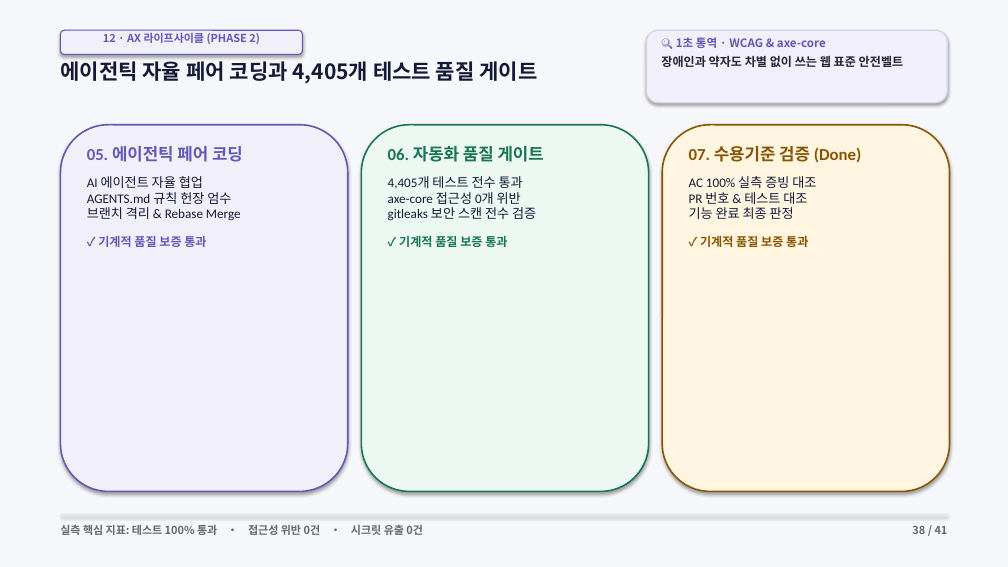
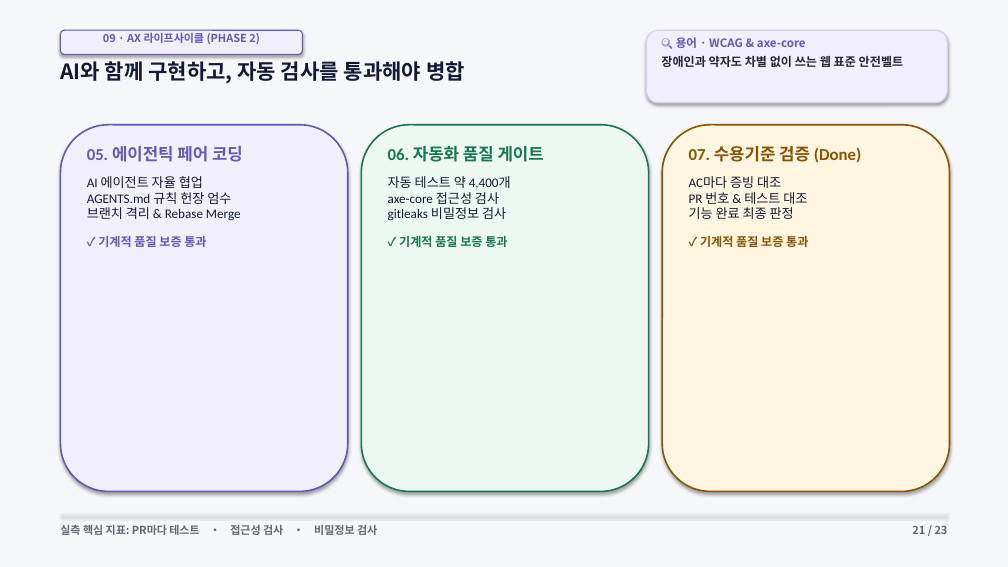
Before and after one commit to ShinhanDSProject/dart-insight, a slide deck: slide 21 of docs/DART_Insight_Presentation.pptx (slide 39 before the commit). Drawn at 1008x567 pixels with LibreOffice and Linux fonts; fonts in the diff are those of the drawing. Boxes give left, top, right and bottom in pixels: in the first picture for what was removed or moved away, otherwise in the second. Text is boxed around its words. In the diff, an @@ line names an element or a change of style, - is before the commit and + after.

```diff
--- a/docs/DART_Insight_Presentation.pptx
+++ b/docs/DART_Insight_Presentation.pptx
@@ text at bbox=[103, 33, 260, 44]: text changed @@
-12 · AX 라이프사이클 (PHASE 2)
+09 · AX 라이프사이클 (PHASE 2)
@@ text at bbox=[676, 37, 806, 48]: text changed @@
-🔍 1초 통역 · WCAG & axe-core
+🔍 용어 · WCAG & axe-core
@@ text at bbox=[60, 61, 465, 83]: text changed @@
-에이전틱 자율 페어 코딩과 4,405개 테스트 품질 게이트
+AI와 함께 구현하고, 자동 검사를 통과해야 병합
@@ text at bbox=[388, 176, 511, 221]: text changed @@
-4,405개 테스트 전수 통과
-axe-core 접근성 0개 위반
-gitleaks 보안 스캔 전수 검증
+자동 테스트 약 4,400개
+axe-core 접근성 검사
+gitleaks 비밀정보 검사
@@ text at bbox=[689, 176, 807, 219]: text changed @@
-AC 100% 실측 증빙 대조
-PR 번호 & 테스트 대조
-기능 완료 최종 판정
+AC마다 증빙 대조
+PR 번호 & 테스트 대조
+기능 완료 최종 판정
@@ text at bbox=[60, 525, 377, 535]: text changed @@
-실측 핵심 지표: 테스트 100% 통과 • 접근성 위반 0건 • 시크릿 유출 0건
+실측 핵심 지표: PR마다 테스트 • 접근성 검사 • 비밀정보 검사
@@ text at bbox=[912, 526, 948, 534]: text changed @@
-38 / 41
+21 / 23
```
Also in this commit, not shown: 22 other slides changed, 18 slides removed, 3 other files.
